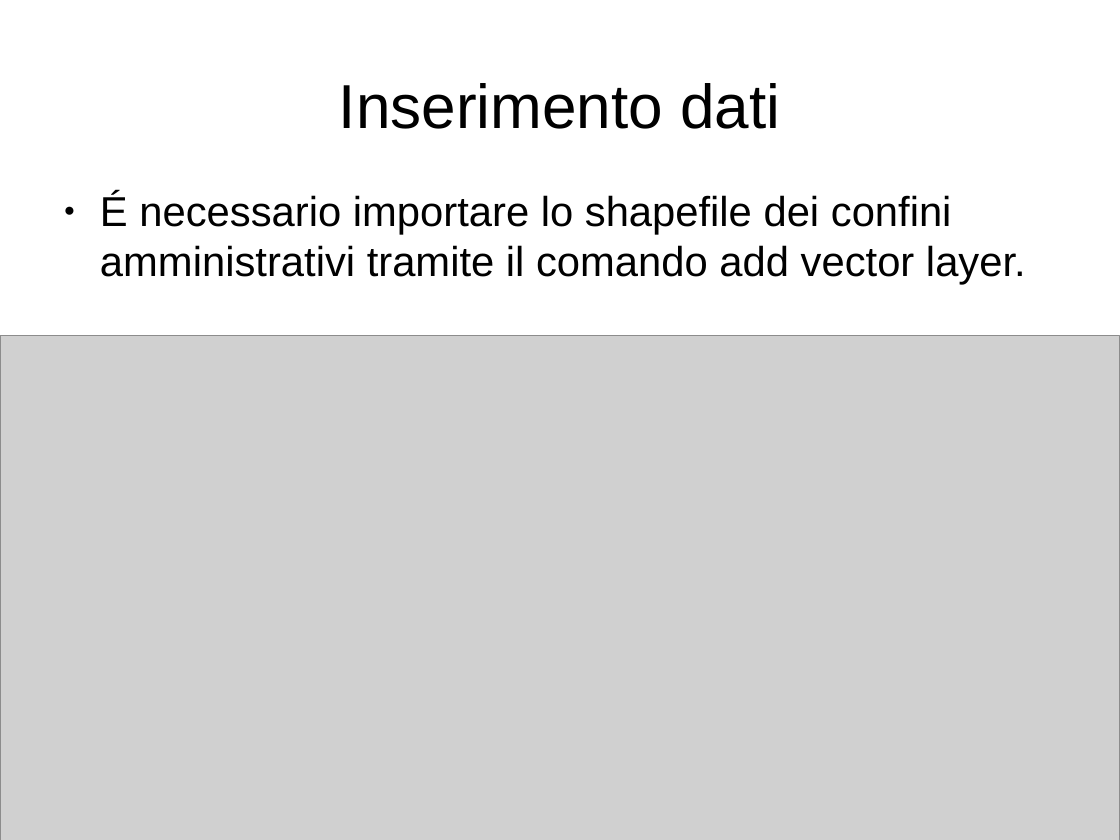
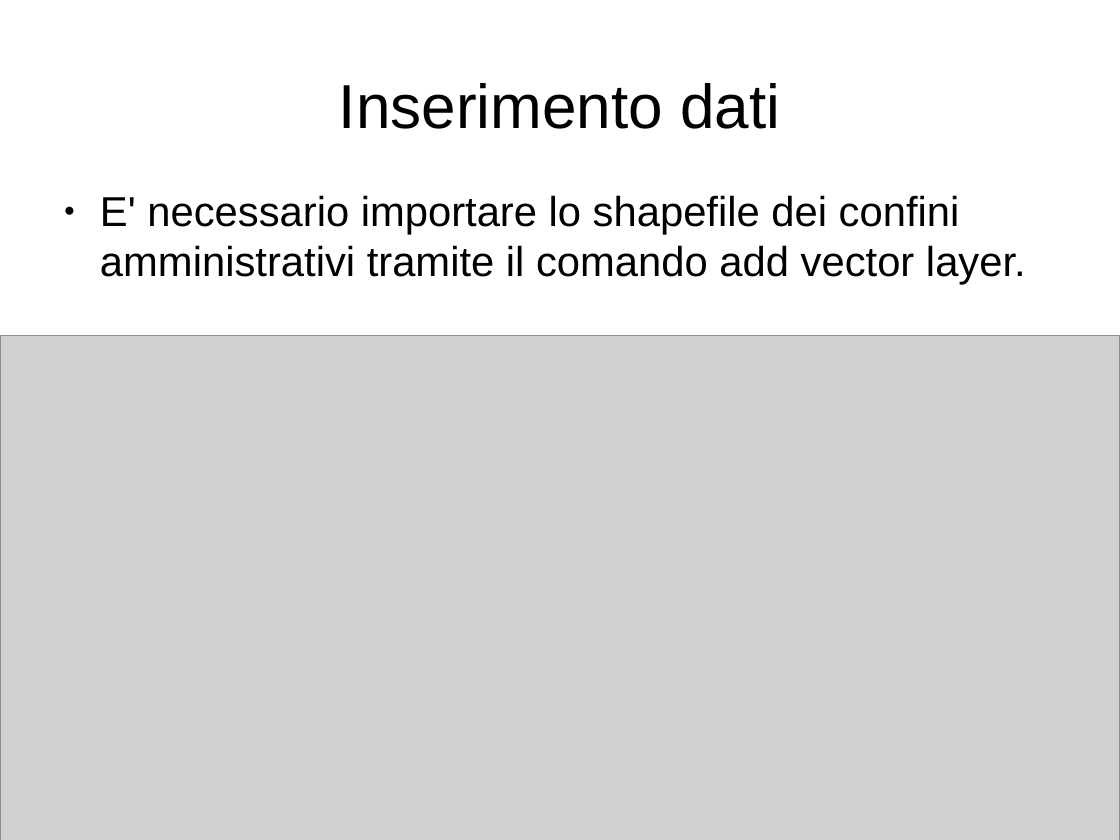
Before and after one commit to MascioSpam/esame_bdt, a slide deck: slide 9 of relazione.odp. Drawn at 1120x840 pixels with LibreOffice and Linux fonts; fonts in the diff are those of the drawing; grey boxes stand for pictures. Boxes give left, top, right and bottom in pixels: in the first picture for what was removed or moved away, otherwise in the second. Text is boxed around its words. In the diff, an @@ line names an element or a change of style, - is before the commit and + after.

```diff
--- a/relazione.odp
+++ b/relazione.odp
@@ text at (100, 195, 1026, 285): text changed @@
-● É necessario importare lo shapefile dei confini amministrativi tramite il comando add vector layer.
+● E' necessario importare lo shapefile dei confini amministrativi tramite il comando add vector layer.
```
Also in this commit, not shown: 6 other slides changed, 5 slides added, 4 slides removed, 1 other file.
